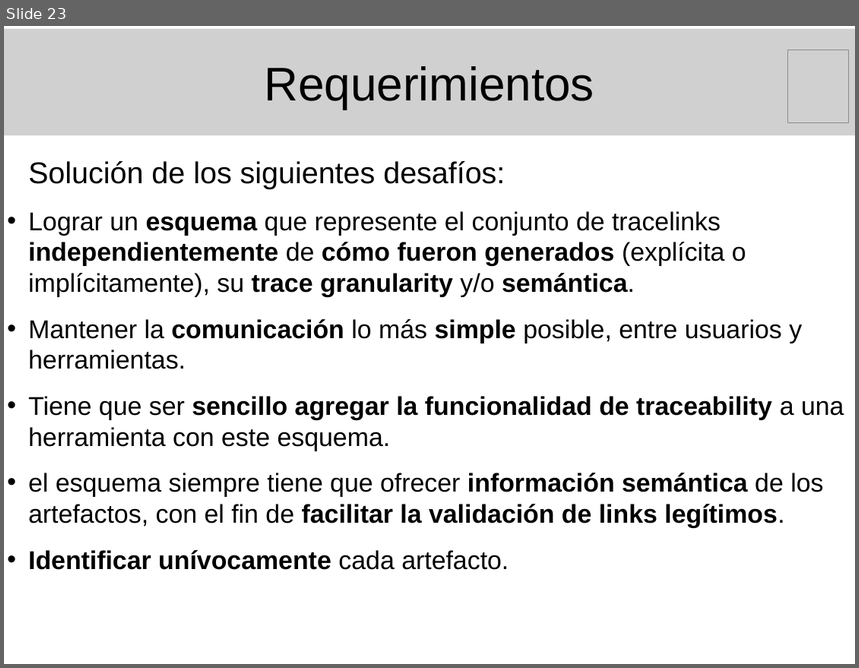
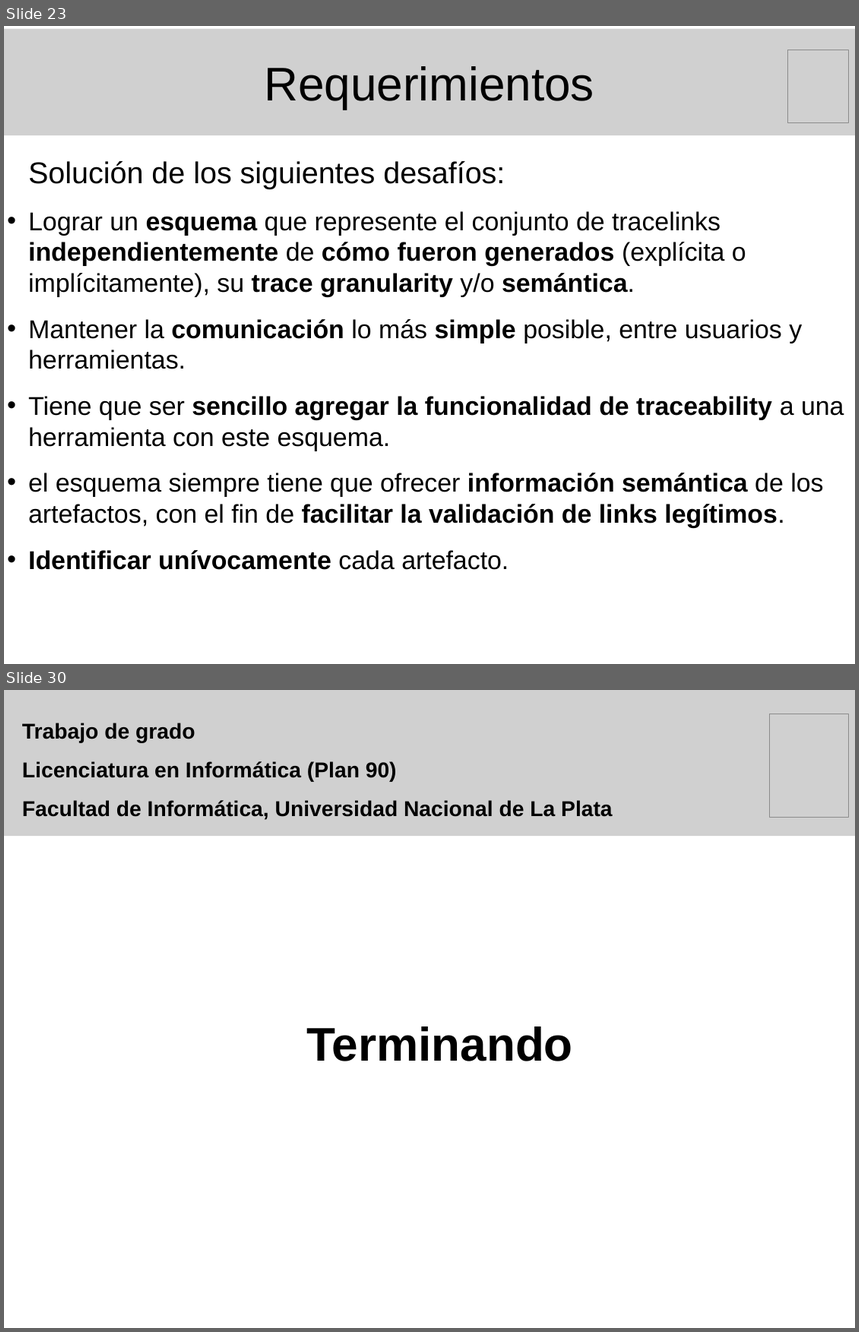
Before and after one commit to marianogili/TraceabilityEditor, a slide deck: Presentacion/PresentacionGili.odp. Shown one above the other, each under a label of ours: slide 23 before the commit, slides 23 and 30 after it; the slides between them are not shown. The pictures are 859x668 and 859x1332 pixels, drawn with LibreOffice and Linux fonts; fonts in the diff are those of the drawing; grey boxes stand for pictures. Boxes give left, top, right and bottom in pixels: in the first picture for what was removed or moved away, otherwise in the second. Text is boxed around its words. In the diff, an @@ line names an element or a change of style, - is before the commit and + after.

Commit message:
Presentación de la tesis:  - Manos a la obra      -> Esquema propuesto      -> Prototipo      -> Tecnologías usadas      -> Conclusión      -> Trabajos futuros

```diff
--- a/Presentacion/PresentacionGili.odp
+++ b/Presentacion/PresentacionGili.odp
@@ slide 30 added at box(4, 690, 855, 1328), background #FFFFFF @@
@@ picture added at box(4, 690, 855, 836), 20 pt, text #000000, bold @@
+Trabajo de grado
+Licenciatura en Informática (Plan 90)
+Facultad de Informática, Universidad Nacional de La Plata
@@ picture added at box(770, 714, 849, 818) @@
@@ subtitle added at box(306, 1027, 572, 1062), 44 pt, text #000000, bold @@
+Terminando
```
Also in this commit, not shown: 10 other slides added.
